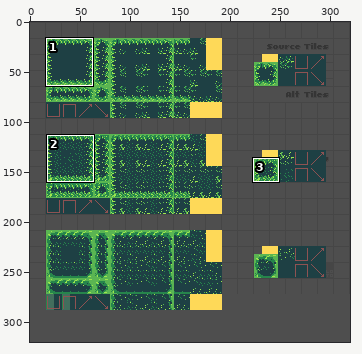
Sprite sheet -- addons/reptile/assets/woods_tiles-16_sheet.png. Above, an overview of the earlier version with the close-up marked.
Close-up. Before:
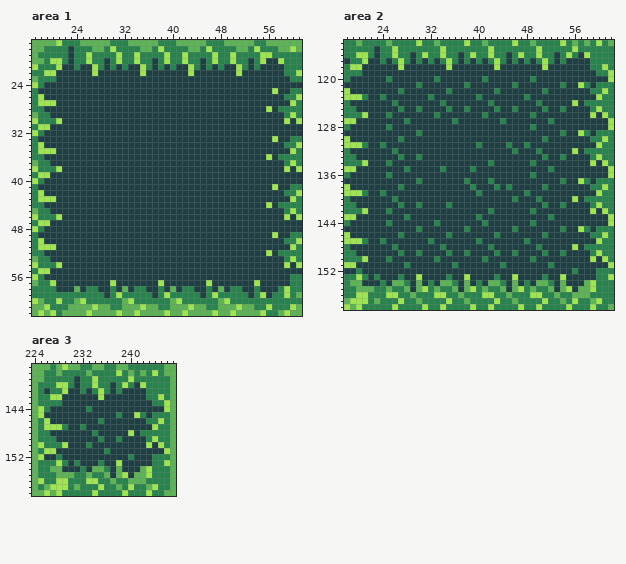
The file is 320x320 pixels. Colours within 5 levels of each other are drawn and written as one. Shown: area 1: x 17..61, y 17..62; area 2: x 18..62, y 114..158; area 3: x 224..247, y 137..158. The commit also changed other parts of the picture, which this record leaves out.
Now the later version:
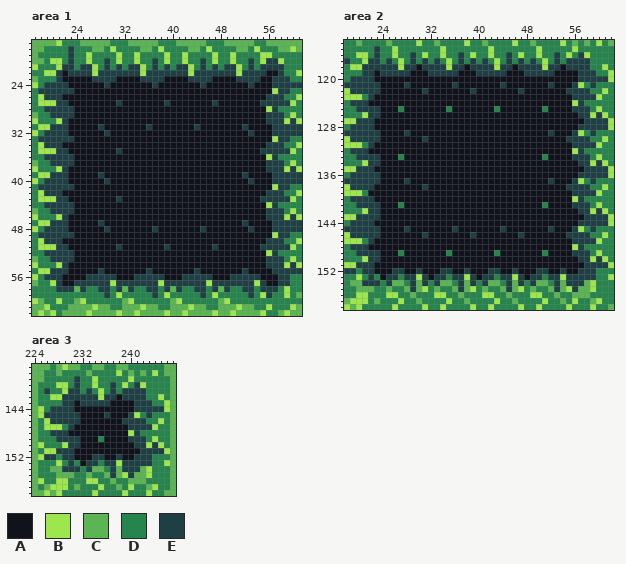
Palette (. is transparent): A #10121c  B #9de64e  C #5ab552  D #26854c  E #1e4044
The exact change:
Changed rows in their new state; - is an unchanged pixel.
Area 1:
first column x 22:
22 A---------------------------------AA
23 AAAAA----AAAA----AAAA----AAAA----AA-
24 -AAAAAA-AAAAAAA-AAAAAAA-AAAAAAA-AAA-
25 --AAAAAAAAAAAAAAAAAAAAAAAAAAAAAAAAA-
26 AAAAAAAAAAAAAAAAAAAAAAAAAAAAAAAAAA--
27 -AAAAAAAA-AAAAAAA-AAAAAAA-AAAAAAA---
28 --AAAAAAAAAAAAAAAAAAAAAAAAAAAAAAAA--
29 --AAAAAAAAAAAAAAAAAAAAAAAAAAAAAAAA--
30 -AAAAAAAAAAAAAAAAAAAAAAAAAAAAAAAAA--
31 -AAAAA-AAAAAAA-AAAAAAA-AAAAAAA-AAAA-
32 -AAAAAA-AAAAAAAAAAAAAAAAAAAAAAA-AAA-
33 --AAAAAAAAAAAAAAAAAAAAAAAAAAAAAAAAA-
34 AAAAAAAAAAAAAAAAAAAAAAAAAAAAAAAAAA--
35 -AAAAAAAA-AAAAAAAAAAAAAAAAAAAAAAA---
36 --AAAAAAAAAAAAAAAAAAAAAAAAAAAAAAAA--
37 --AAAAAAAAAAAAAAAAAAAAAAAAAAAAAAAA--
38 -AAAAAAAAAAAAAAAAAAAAAAAAAAAAAAAAA--
39 -AAAAA-AAAAAAAAAAAAAAAAAAAAAAA-AAAA-
40 -AAAAAA-AAAAAAAAAAAAAAAAAAAAAAA-AAA-
41 --AAAAAAAAAAAAAAAAAAAAAAAAAAAAAAAAA-
42 AAAAAAAAAAAAAAAAAAAAAAAAAAAAAAAAAA--
43 -AAAAAAAA-AAAAAAAAAAAAAAAAAAAAAAA---
44 --AAAAAAAAAAAAAAAAAAAAAAAAAAAAAAAA--
45 --AAAAAAAAAAAAAAAAAAAAAAAAAAAAAAAA--
46 -AAAAAAAAAAAAAAAAAAAAAAAAAAAAAAAAA--
47 -AAAAA-AAAAAAAAAAAAAAAAAAAAAAA-AAAA-
48 -AAAAAA-AAAAAAA-AAAAAAA-AAAAAAA-AAA-
49 --AAAAAAAAAAAAAAAAAAAAAAAAAAAAAAAAA-
50 AAAAAAAAAAAAAAAAAAAAAAAAAAAAAAAAAA--
51 -AAAAAAAA-AAAAAAA-AAAAAAA-AAAAAAA---
52 --AAAAAAAAAAAAAAAAAAAAAAAAAAAAAAAA--
53 --AAAAAAAAAAAAAAAAAAAAAAAAAAAAAAAA--
54 -AAAAAAAAAAAAAAAAAAAAAAAAAAAAAAAAA--
55 -AAAAA-AAAAAAA-AAAAAAA-AAAAAAA-AAAA-
56 AAAA-----AAA-----AAA-----AAA-----AAA
57 AA--------------------------------AA
Area 2:
first column x 22:
118 --------A-------A-------A-------A---
119 -A-----AAA-----AAA-----AAA-----AAAA-
120 -AAAAAAAAAAAAAAAAAAAAAAAAAAAAAAAAAA-
121 --AAAA-AAAAAAA-AAAAAAA-AAAAAAA-AAA--
122 --AAAAAAA-AAAAAAA-AAAAAAA-AAAAAAA---
123 -AAAAAAAAAAAAAAAAAAAAAAAAAAAAAAAAA--
124 AAAAAAAAAAAAAAAAAAAAAAAAAAAAAAAAAA--
125 --AAA-AAAAAAA-AAAAAAA-AAAAAAA-AAAA--
126 --AAAAAAAAAAAAAAAAAAAAAAAAAAAAAAAAA-
127 -AAAAAAAAAAAAAAAAAAAAAAAAAAAAAAAAAAA
128 -AAAAAAAAAAAAAAAAAAAAAAAAAAAAAAAAAA-
129 --AAAA-AAAAAAAAAAAAAAAAAAAAAAA-AAA--
130 --AAAAAAA-AAAAAAAAAAAAAAAAAAAAAAA---
131 -AAAAAAAAAAAAAAAAAAAAAAAAAAAAAAAAA--
132 AAAAAAAAAAAAAAAAAAAAAAAAAAAAAAAAAA--
133 --AAA-AAAAAAAAAAAAAAAAAAAAAAA-AAAA--
134 --AAAAAAAAAAAAAAAAAAAAAAAAAAAAAAAAA-
135 -AAAAAAAAAAAAAAAAAAAAAAAAAAAAAAAAAAA
136 --AAAAAAAAAAAAAAAAAAAAAAAAAAAAAAAAA-
137 --AAAA-AAAAAAAAAAAAAAAAAAAAAAA-AAA--
138 -AAAAAAAA-AAAAAAAAAAAAAAAAAAAAAAA---
139 AAAAAAAAAAAAAAAAAAAAAAAAAAAAAAAAAA--
140 -AAAAAAAAAAAAAAAAAAAAAAAAAAAAAAAAA--
141 --AAA-AAAAAAAAAAAAAAAAAAAAAAA-AAAA--
142 --AAAAAAAAAAAAAAAAAAAAAAAAAAAAAAAAA-
143 --AAAAAAAAAAAAAAAAAAAAAAAAAAAAAAAAAA
144 -AAAAAAAAAAAAAAAAAAAAAAAAAAAAAAAAAA-
145 --AAAA-AAAAAAA-AAAAAAA-AAAAAAA-AAA--
146 --AAAAAAA-AAAAAAA-AAAAAAA-AAAAAAA---
147 -AAAAAAAAAAAAAAAAAAAAAAAAAAAAAAAAA--
148 AAAAAAAAAAAAAAAAAAAAAAAAAAAAAAAAAA--
149 --AAA-AAAAAAA-AAAAAAA-AAAAAAA-AAAA--
150 --AAAAAAAAAAAAAAAAAAAAAAAAAAAAAAAAA-
151 -AAAAAAAAAAAAAAAAAAAAAAAAAAAAAAAAAAA
152 -AAA--AA-AAA--AA-AAA--AA-AAA--AA-AA-
153 --A-------A-------A-------A---------
Area 3:
first column x 230:
142 --------A---
143 -A-----AAAA-
144 -AAAAAAAAAA-
145 --AAAA-AAA--
146 --AAAAAAA---
147 -AAAAAAAAA--
148 AAAAAAAAAA--
149 --AAA-AAAA--
150 --AAAAAAAAA-
151 -AAAAAAAAAAA
152 -AAA--AA-AA-
153 --A---------
Boxes around the changes in both close-ups, in picture pixels (x1, y1, x2, y2):
changed: (62, 70, 278, 286)
changed: (368, 64, 584, 280)
changed: (68, 394, 140, 466)
